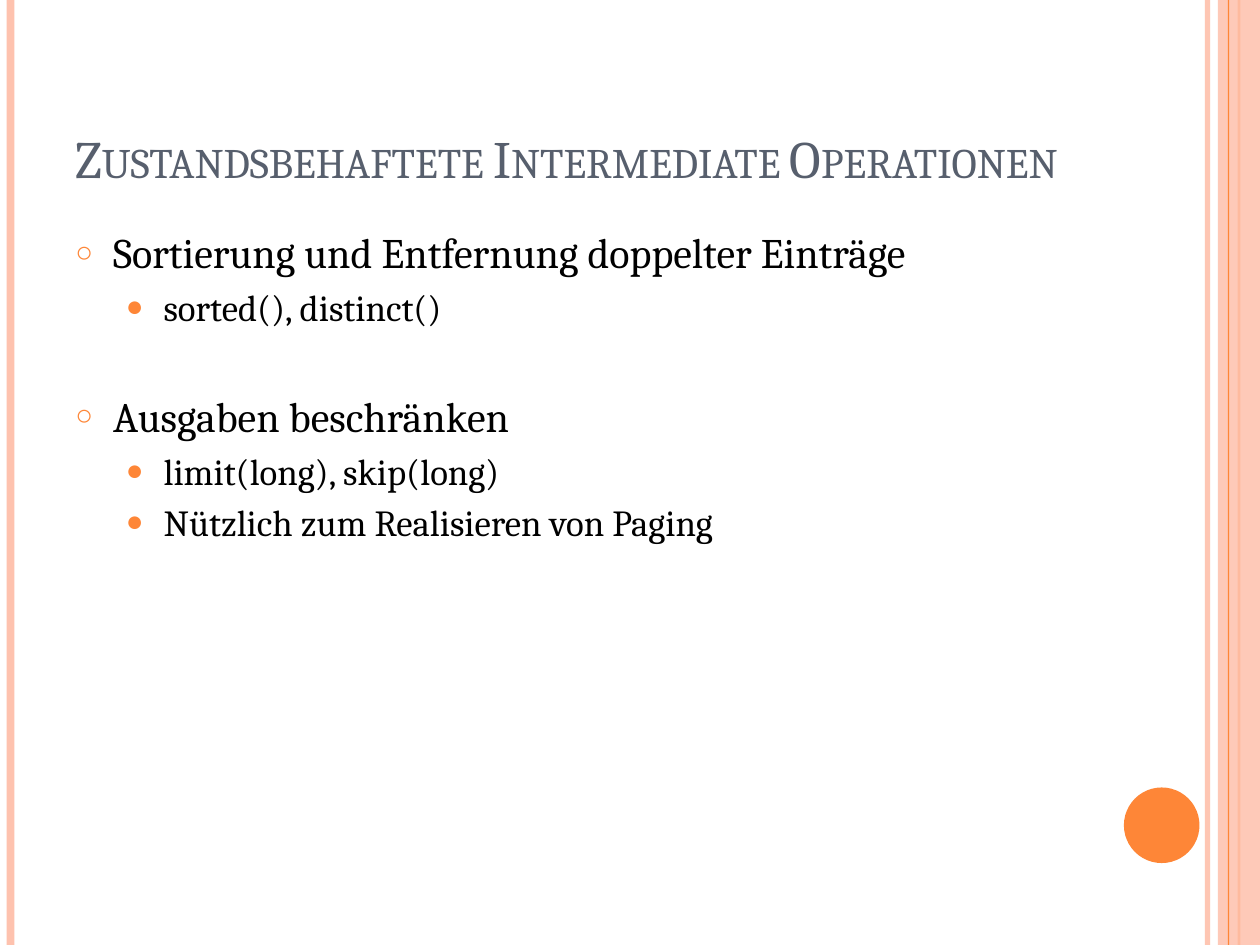
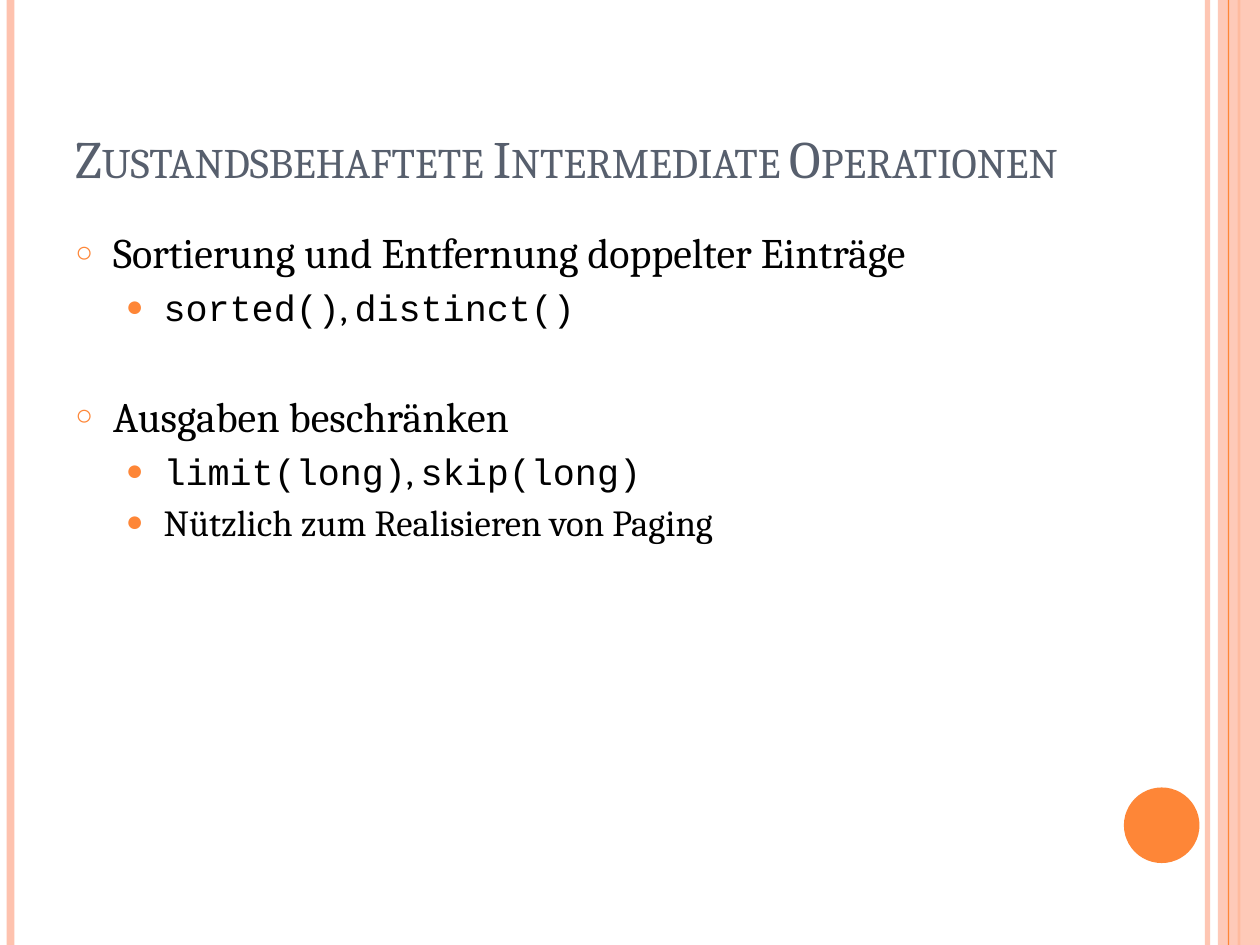
Before and after one commit to s1monw1/Java8, a slide deck: slide 10 of res/Java_8_Neuerungen_2.pptx. Drawn at 1260x945 pixels with LibreOffice and Linux fonts; fonts in the diff are those of the drawing. Boxes give left, top, right and bottom in pixels: in the first picture for what was removed or moved away, otherwise in the second. Text is boxed around its words. In the diff, an @@ line names an element or a change of style, - is before the commit and + after.

```diff
--- a/res/Java_8_Neuerungen_2.pptx
+++ b/res/Java_8_Neuerungen_2.pptx
@@ text at <box>164,295,641,493</box>: font Cambria to Courier New in "sorted(), distinct()", "limit(long), skip(long)" @@
```
Also in this commit, not shown: 3 other slides changed.
